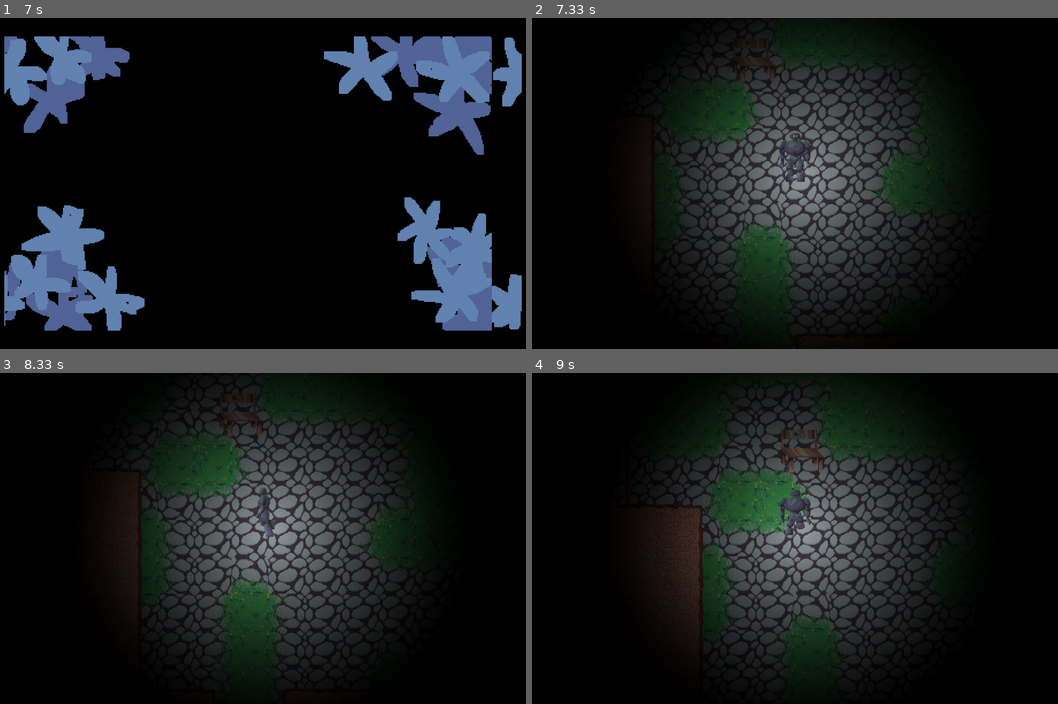
Above: before the commit, frames 1-4 (two rows, left to right).
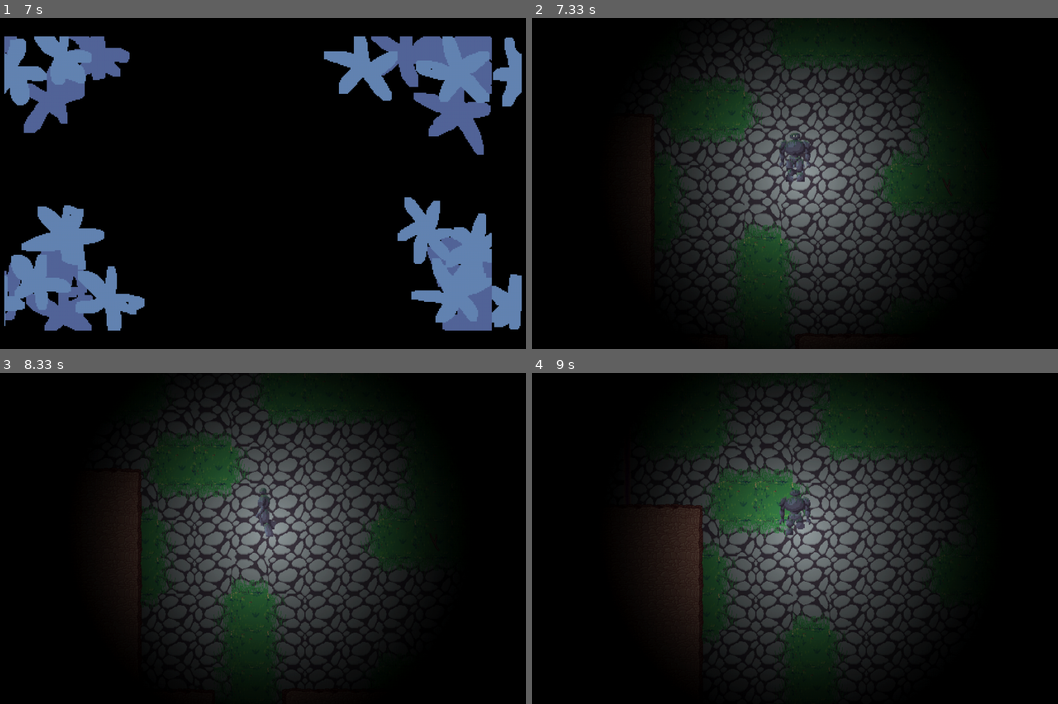
Above: after the commit, the same moments.

Repository: Trickli-bit/EF_Woche_Pygames
Game: pygame game, started from main.py
Same seed, same stepped clock (60 frames per second), same inputs: the game is played once before the commit and once after it.
Inputs:
- Up to frame 1 (7 s): no input
- Up to frame 2 (7.33 s): no input
- Up to frame 3 (8.33 s): hold Left from 8.13 s (still down)
- Up to frame 4 (9 s): release Left at 8.6 s; hold Up from 8.63 s (still down)

Frame 1 is identical in both runs. In frame 2, less than 0.1% of the frame differs, in the area x 38-47%, y 8-19%; in frame 3, less than 0.1%; in frame 4, 0.4%, in the area x 47-56%, y 16-31%.

Commit message:
Mushroom

Diff:
--- a/Engine/Entity_Classes/interactable.py
+++ b/Engine/Entity_Classes/interactable.py
@@ -83,3 +83,10 @@
 #            placeholderfunction2(self.drop)
 
 #Axecrafter = interactables(0, 0, pygame.Rect(0, 0, 64, 64), "topleft", (64,64), r"Engine\Entity_Classes\Sprites_Entity_Classes\pixilart-sprite (6).png", True, False, "Axe", "stick", "stone", "air", "air", False, 0, 8, {"Craft_Axe" : [0, 7, 5, False]})
+
+class Mushroom(entities.Entity):
+    def __init__(self, pos_x, pos_y, rect = pygame.Rect(0, 0, 64, 64), rect_attach = "topleft", scale = (64, 64), source = r"Engine\Entity_Classes\Sprites_Entity_Classes\mushroom-frame-0 (2).png", solid = False, is_spritesheet = False, fix=False, base_sprite=0, ani_frames_count=0, ani_animations={}):
+        super().__init__(pos_x, pos_y, rect, rect_attach, scale, source, solid, is_spritesheet, fix, base_sprite, ani_frames_count, ani_animations)
+
+    def die(self):
+        self.kill()
--- a/Main/events.py
+++ b/Main/events.py
@@ -4,6 +4,8 @@
 import Engine.Entity_Classes.inventorySlot as inventory
 import pygame
 import Engine.Entity_Classes.Wall as wall
+import Engine.Entity_Classes.interactable as interactable
+import Main.sounds as sounds
 
 
 class Collision:
@@ -38,9 +40,20 @@
                         player.ready_to_attack = True
                         player.attaking_objects.append(entity)
 
+            if isinstance(entity, interactable.Mushroom):
+                for palyer in self.playerGroup:
+                    if player.rect.colliderect(entity.rect):
+                        player.ready_to_attack = True
+                        player.attaking_objects.append(entity)
             if isinstance(entity, wall.Laser_h) or isinstance(entity, wall.Laser_v):
                 if player.rect.colliderect(entity.rect):
                     entity.die(self.objects)
+
+            if isinstance(entity, interactable.interactables):
+                for player in self.playerGroup:
+                    if player.rect.colliderect(entity.rect) and entity.has_tool == False:
+                        sounds.play_crafting_axe()
+                        entity.interact()
 
 
     def update(self):
--- a/Main/generation.py
+++ b/Main/generation.py
@@ -6,6 +6,19 @@
 import Main.settings as settings
 import random
 import Engine.Entity_Classes.collectable as collectable
+import Engine.Entity_Classes.interactable as interactable
+import Engine.Entity_Classes.npc as npc
+import re
+
+
+def parse_y_string(s: str):
+    pattern = r"^Y\.(\d+)\.(\d+)$"
+    match = re.match(pattern, s)
+    if match:
+        first_int = int(match.group(1))
+        second_int = int(match.group(2))
+        return True, first_int, second_int
+    return False, None, None
 
 
 class generateLandscape():
@@ -249,8 +262,19 @@
                         self.entitygroup.add(Wall.Laser_v(self.horizontal_segment_counter * 64, self.vertical_segment_counter * 64))
                     if self.map_laser[row][elem] == 5:
                         self.entitygroup.add(Wall.Laser_h(self.horizontal_segment_counter * 64, self.vertical_segment_counter * 64))
-
-
+                    if self.map_laser[row][elem] == 11:
+                        self.entitygroup.add(interactable.Mushroom(self.horizontal_segment_counter * 64, self.vertical_segment_counter * 64))
+                    if self.map_laser[row][elem] == 21:
+                        print("CA")
+                        self.entitygroup.add(interactable.interactables(self.horizontal_segment_counter * 64,self.vertical_segment_counter * 64, pygame.Rect(0, 0, 64, 64), "topleft", (128,128), r"Engine\Entity_Classes\Sprites_Entity_Classes\CraftingTableAxe.png", True, True, "Axe", "Stick", "Rock", "air", "air", False, 0, 8, {"Craft_Axe" : [0, 7, 10, False]}, "Craft_Axe"))
+                    if self.map_laser[row][elem] == 22:
+                        self.entitygroup.add(interactable.interactables(self.horizontal_segment_counter * 64,self.vertical_segment_counter * 64, pygame.Rect(0, 0, 64, 64), "topleft", (128,128), r"", True, True, "Torch", "Stick", "Mushroom_juice", "air", "air", False, 0, 8, {"Craft_Axe" : [0, 7, 10, False]}, "Craft_Axe"))
+                    if self.map_laser[row][elem] == 23:
+                        self.entitygroup.add(interactable.interactables(self.horizontal_segment_counter * 64,self.vertical_segment_counter * 64, pygame.Rect(0, 0, 64, 64), "topleft", (128,128), r"", True, True, "Map", "Shell", "Rock", "Stick", "air", False, 0, 8, {"Craft_Axe" : [0, 7, 10, False]}, "Craft_Axe"))
+                    if self.map_laser[row][elem] == 24:
+                        self.entitygroup.add(interactable.interactables(self.horizontal_segment_counter * 64,self.vertical_segment_counter * 64, pygame.Rect(0, 0, 64, 64), "topleft", (128,128), r"", True, True, "Mirror", "Shell", "Mushroom_juice", "air", "air", False, 0, 8, {"Craft_Axe" : [0, 7, 10, False]}, "Craft_Axe"))
+                    if len(str(self.map_laser[row][elem])) == 3:
+                        self.entitygroup.add(npc.Turtle(self.horizontal_segment_counter * 64, self.vertical_segment_counter * 64, width_blocks=str(self.map_laser[row][elem])[1], height_blocks=str(self.map_laser[row][elem])[2]))
         return self.entitygroup
 
     def generatePrices(self):
--- a/Main/mapCSVInteractables.csv
+++ b/Main/mapCSVInteractables.csv
@@ -16,7 +16,7 @@
 3,3,0,0,0,0,0,0,0,0,0,0,0,0,0,0,0,0,0,0,0,0,0,0,0,0,0,0,0,0,0,3,0,0,0,0,7,6,3,3,3,3,3,3,3,3,3,3,3,3,3,3,3,3,3,0,0,0,3,0,0,0,3,0,0,0,0,0,0,0,0,0,3,3,0,0,0,0,0,0,0,0,3,3,3,3,3,3,3,3,3,0,0,0,3,3,3,0,0,0,3,3
 3,3,0,0,0,0,0,0,0,0,0,0,0,0,0,0,0,0,0,0,0,0,0,0,0,0,0,0,0,0,0,3,0,0,0,0,0,0,0,0,0,0,0,0,0,0,0,0,0,0,0,0,0,0,3,0,0,0,3,0,0,0,3,0,0,0,3,3,3,3,3,3,3,3,0,0,0,0,0,0,0,0,3,3,3,3,3,3,3,3,3,0,0,0,3,3,3,0,0,0,3,3
 3,3,0,0,0,3,3,3,3,3,0,0,0,3,3,3,3,0,0,0,3,3,3,3,3,0,0,0,0,0,0,3,0,0,0,0,0,0,0,0,0,0,0,0,0,0,0,0,0,0,0,0,0,0,3,0,0,0,3,0,0,0,3,0,0,0,3,3,3,3,3,3,3,3,0,0,0,0,0,0,0,0,3,0,0,0,0,0,0,0,3,0,0,0,3,3,3,0,0,0,3,3
-3,3,0,0,0,0,0,0,0,0,0,0,0,0,0,0,0,0,0,0,3,3,3,3,3,3,3,3,0,0,0,3,0,0,0,0,0,0,0,0,0,0,0,0,0,0,0,0,0,0,0,0,0,0,3,0,0,0,3,0,0,0,3,0,0,0,0,0,0,0,0,0,3,3,0,0,0,0,0,0,0,0,3,0,0,0,0,0,0,0,3,0,0,0,0,0,3,0,0,0,3,3
+3,3,0,0,0,0,0,0,0,0,0,0,0,0,0,0,0,0,0,0,3,3,3,3,3,3,3,3,0,0,0,3,0,0,0,0,0,21,0,0,0,0,0,11,0,0,0,0,0,0,0,0,0,0,3,0,0,0,3,0,0,0,3,0,0,0,0,0,0,0,0,0,3,3,0,0,0,0,0,0,0,0,3,0,0,0,0,0,0,0,3,0,0,0,0,0,3,0,0,0,3,3
 3,3,0,0,0,0,0,0,0,0,0,0,0,0,0,0,0,0,0,0,0,0,0,0,0,0,0,0,0,0,0,3,0,0,0,0,0,0,0,0,0,0,0,0,0,0,0,0,0,0,0,0,0,0,3,0,0,0,3,0,0,0,3,0,0,0,0,0,0,0,0,0,3,3,0,0,0,0,0,0,0,0,3,0,0,0,0,0,0,0,3,0,0,0,0,0,3,0,0,0,3,3
 3,3,0,0,0,0,0,0,0,0,0,0,0,0,0,0,0,0,0,0,0,0,0,0,0,0,0,0,0,0,0,3,0,0,0,0,0,0,0,0,0,0,0,0,0,0,0,0,0,0,0,0,0,0,7,0,0,0,3,0,0,0,3,0,0,0,0,0,0,0,0,0,3,3,0,0,0,0,0,0,0,0,3,0,0,0,3,0,0,0,3,0,0,0,0,0,3,0,0,0,3,3
 3,3,3,3,3,3,3,3,3,3,3,3,3,0,0,0,3,3,0,0,0,0,0,0,0,0,0,0,0,0,0,7,0,0,0,0,0,0,0,0,0,0,0,0,0,0,0,0,0,0,0,0,0,0,6,0,0,0,3,0,0,0,3,3,3,3,3,3,3,3,3,3,3,3,0,0,0,0,0,0,0,0,3,0,0,0,3,0,0,0,3,0,0,0,0,0,3,0,0,0,3,3
--- a/Main/test.py
+++ b/Main/test.py
@@ -1,3 +1,3 @@
-a  = [[], []]
-print(len(a))
-for elem in len()
+a = 123
+print(len(str(a)))
+print(str(a)[2])
--- a/Player/player.py
+++ b/Player/player.py
@@ -1,6 +1,10 @@
 import pygame
 from Engine.entities import EntityMovable
 import Main.sounds as sounds
+import Engine.Entity_Classes.interactable as interactable
+import Engine.Entity_Classes.npc as npc
+import Main.generation as generation
+
 class Player(EntityMovable):
     def __init__(self, pos_x, pos_y, rect, rect_attach, scale, source, solid, is_spritesheet, fix = False, base_sprite=0, ani_frames_count=0, ani_animations=...):
         super().__init__(pos_x, pos_y, rect, rect_attach, scale, source, solid, is_spritesheet, fix, base_sprite, ani_frames_count, ani_animations)
@@ -11,6 +15,7 @@
         self.animations = ani_animations or {}
         self.ready_to_attack = False
         self.attaking_objects = []
+        self.kill_go = False
 
     def calculating_movement(self, keys):
 
@@ -51,12 +56,22 @@
 
         if not (self.dx != 0 or self.dy != 0):
             sounds.stop_walking_main_character()
+
     def attack(self):
         print(self.ready_to_attack)
         if self.ready_to_attack:
             for entity in self.attaking_objects:
-                entity.die()
-                self.ready_to_attack = False
+                if isinstance(entity, interactable.Mushroom):
+                    if generation.GetNumberOfItems("Axe") == 0:
+                        self.kill_go = True
+                if isinstance(entity, npc.Turtle):
+                    if generation.GetNumberOfItems("Torch") == 0:
+                        self.kill_go = True
+                if self.kill_go:
+                    entity.die()
+                    self.ready_to_attack = False
+                    self.attaking_objects = []
+                    self.kill_go = False
 
 
 
--- a/main.py
+++ b/main.py
@@ -31,7 +31,6 @@
 vigniette = entities.Entity(settings.SCREEN_WIDTH//2, settings.SCREEN_HEIGHT//2, pygame.Rect(0, 0, settings.SCREEN_WIDTH, settings.SCREEN_HEIGHT), "center", (settings.SCREEN_WIDTH, settings.SCREEN_HEIGHT), r"vigniette.png",False, False, False, 0, 0, {})
 
 Player = player.Player(settings.SCREEN_WIDTH//2, settings.SCREEN_HEIGHT//2, pygame.Rect(0, 0, 64, 64), "midbottom", (96, 96), r"Player\player.png",True, True, True, 13, 21, {"walking_a": [0, 3, 5, True], "walking_d": [5, 8, 5, True], "walking_s": [10, 15, 5, True], "walking_w": [17, 19, 5, True]})
-Axecrafter = interactable.interactables(2200,1600, pygame.Rect(0, 0, 64, 64), "topleft", (128,128), r"Engine\Entity_Classes\Sprites_Entity_Classes\pixilart-sprite (6).png", True, True, "Axe", "Stick", "Rock", "air", "air", False, 0, 8, {"Craft_Axe" : [0, 7, 10, False]}, "Craft_Axe")
 StartAnimation = entities.Entity(settings.SCREEN_WIDTH//2, settings.SCREEN_HEIGHT//2, pygame.Rect(0, 0, 450, 256), "center", (900, 512), r"StartAnimation.png", False, True, False, 0, 14, {"Start": [1, 13, 10, False]} )
 PoI = entities.Entity(settings.SCREEN_HEIGHT//2 + 50, settings.SCREEN_WIDTH//2 + 50, pygame.Rect(0,0, 64, 64), "center", (64, 64), r"Main\PoI.png", False, True, False, 0, 3, {"PoI": [0, 2, 10, True]})
 start_animation_counter = 0
@@ -43,7 +42,7 @@
 
 playerGroup.add(Player)
 
-entities_group.add(Axecrafter, )
+entities_group.add()
 
 animationGroup.add(StartAnimation)
 
@@ -155,9 +154,7 @@
 
         overlayGroup = generation.updateInventory()
 
-        if Player.rect.colliderect(Axecrafter.rect) and Axecrafter.has_tool == False:
-            sounds.play_crafting_axe()
-            Axecrafter.interact()
+
 
     pygame.display.update()
     clock.tick(60)
Renamed: Engine/Entity_Classes/Sprites_Entity_Classes/pixilart-sprite (6).png -> Engine/Entity_Classes/Sprites_Entity_Classes/CraftingTableAxe.png
